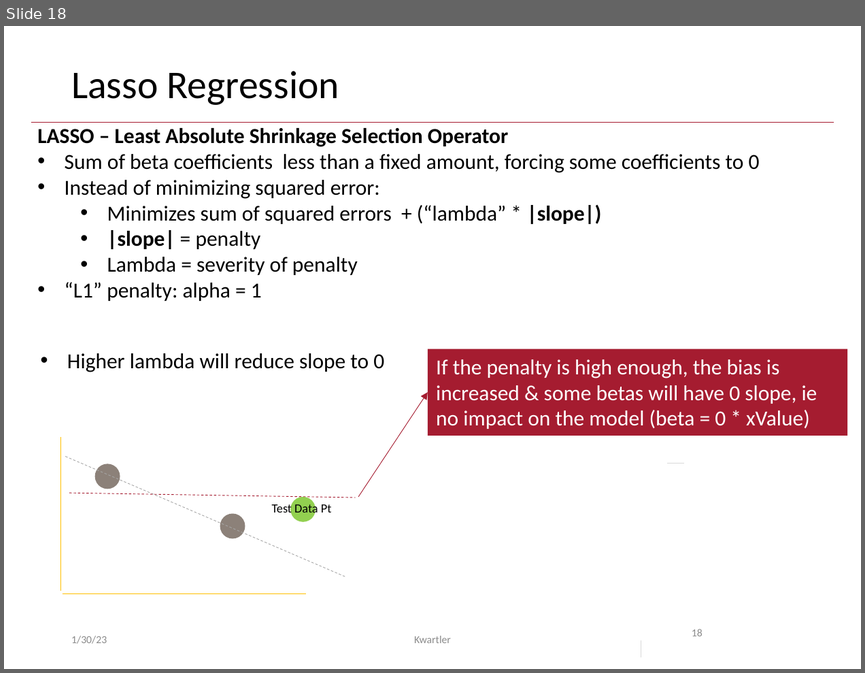
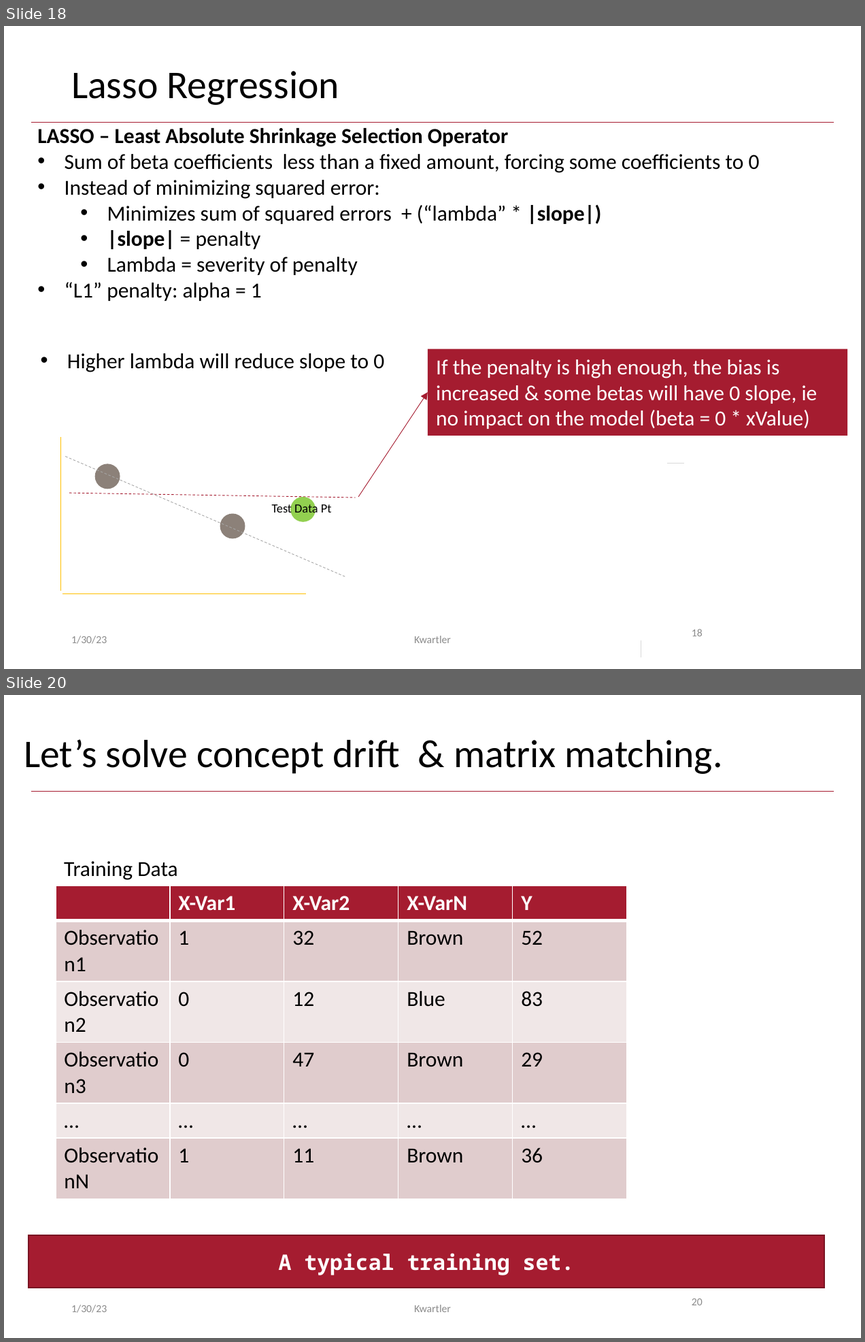
Before and after one commit to kwartler/Odum_Feb_23, a slide deck: lessons/Feb10/Class3C_document_classification.pptx. Shown one above the other, each under a label of ours: slide 18 before the commit, slides 18 and 20 after it; the slides between them are not shown. The pictures are 865x673 and 865x1342 pixels, drawn with LibreOffice and Linux fonts; fonts in the diff are those of the drawing. Boxes give left, top, right and bottom in pixels: in the first picture for what was removed or moved away, otherwise in the second. Text is boxed around its words. In the diff, an @@ line names an element or a change of style, - is before the commit and + after.

```diff
--- a/lessons/Feb10/Class3C_document_classification.pptx
+++ b/lessons/Feb10/Class3C_document_classification.pptx
@@ slide 20 added at <box>4,695,861,1338</box>, background #FFFFFF; not listed: 1 template element that a slide beside it also shows @@
@@ title added at <box>24,739,723,774</box>, 33 pt, text #000000 @@
+Let’s solve concept drift & matrix matching.
@@ text added at <box>64,861,177,880</box>, 18 pt, text #000000 @@
+Training Data
@@ table added at <box>56,885,626,1166</box>, 6 rows, 5 columns @@
+ | X-Var1 | X-Var2 | X-VarN | Y
+Observation1 | 1 | 32 | Brown | 52
+Observation2 | 0 | 12 | Blue | 83
+Observation3 | 0 | 47 | Brown | 29
+… | … | … | … | …
+ObservationN | 1 | 11 | Brown | 36
@@ rectangle added at <box>29,1235,824,1287</box>, fill #A51C30, outline #7A1524 1 pt, 18 pt, text #FFFFFF, bold @@
+A typical training set.
@@ text added at <box>71,1304,107,1312</box>, 9 pt, text #8C8C8C @@
+1/30/23
@@ text added at <box>414,1304,451,1312</box>, 9 pt, text #8C8C8C @@
+Kwartler
@@ page number added at <box>691,1298,702,1305</box>, 9 pt, text #8C8C8C @@
+20
```
Also in this commit, not shown: 1 slide changed, 6 other slides added, 5 other files.
